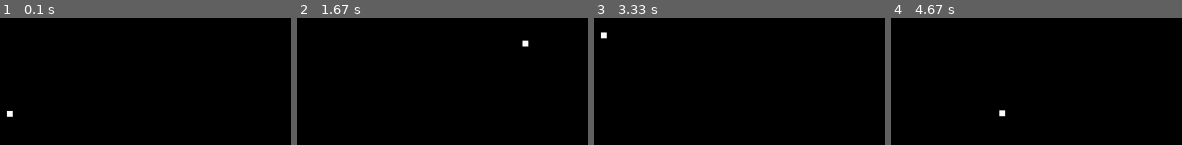
Above: before the commit, frames 1-4 (left to right).
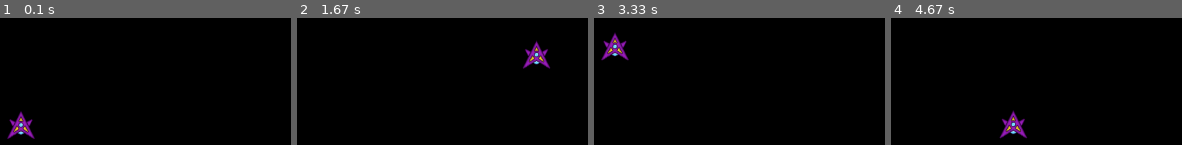
Above: after the commit, the same moments.

Repository: brendan-silva/Cosmic-bullet
Game: pygame game, started from test_level.py
Same seed, same stepped clock (60 frames per second), same inputs: the game is played once before the commit and once after it.
Inputs:
- Up to frame 1 (0.1 s): no input
- Up to frame 2 (1.67 s): hold Right 0.33-0.8 s; hold Up 0.83-1.13 s; hold Right 1.17-1.63 s
- Up to frame 3 (3.33 s): hold Left 1.67-2.2 s; hold Down 2.23-2.53 s; hold Left 2.57-2.97 s; hold Up from 3 s (still down)
- Up to frame 4 (4.67 s): release Up at 3.37 s; hold Right 3.4-4.03 s; hold Down 4.07-4.43 s; hold Left from 4.47 s (still down)

The runs differ from the first frame. In frame 1, 1.1% of the frame differs, in the area x 2-13%, y 73-96%; in frame 2, 1.1%; in frame 3, 1.1%; in frame 4, 1.2%, in the area x 37-47%, y 72-95%.

Commit message:
modified rendering to work with images and added player Sprite to player

Diff:
--- a/engine.py
+++ b/engine.py
@@ -35,8 +35,11 @@
     def __init__(self):
         self.transform = Transform2D(0, 0, 0)
         self.sprite = pygame.sprite.Sprite()
+        self.sprite.image = pygame.image.load("Sprites\Player.png")
         self.sprite.rect = Rect(5, 5, 10, 10)
         self.diagonal_modifier= sqrt(2)/2
+        self.shotcooldown=0
+        self.bulletimg = pygame.image.load("Sprites\Player Bullet 1.png")
 
     def update(self, dt):
         VELOCITY = 400
@@ -61,7 +64,6 @@
                     self.transform.pos.y += VELOCITY * dt
             else:
                 self.transform.pos.y += VELOCITY * dt
-
         elif pressed_keys[K_DOWN]:
             if  not (pressed_keys[K_LEFT] and pressed_keys[K_RIGHT]):
                 if pressed_keys[K_LEFT]:
@@ -106,8 +108,9 @@
         width = sprite.rect.width
         height = sprite.rect.height
 
+
         rect = Rect(screen_pos.x + width / 2, screen_pos.y + height / 2, width, height)
-        pygame.draw.rect(screen, WHITE, rect)
+        screen.blit(game_object.sprite.image,rect)
 
 
 def spawn(game_object: GameObject):
